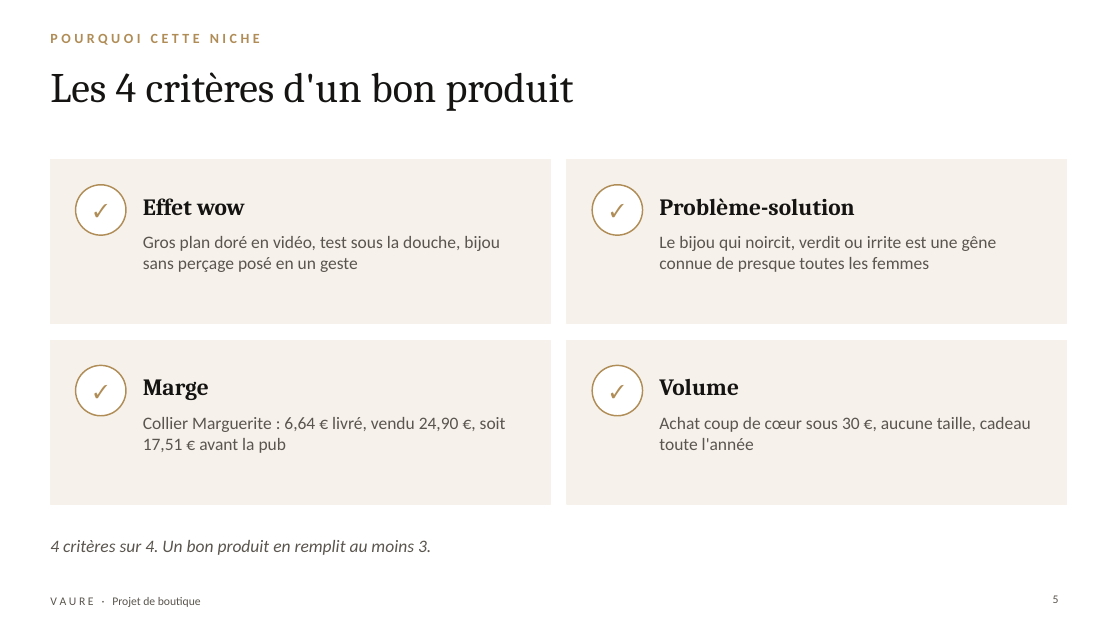
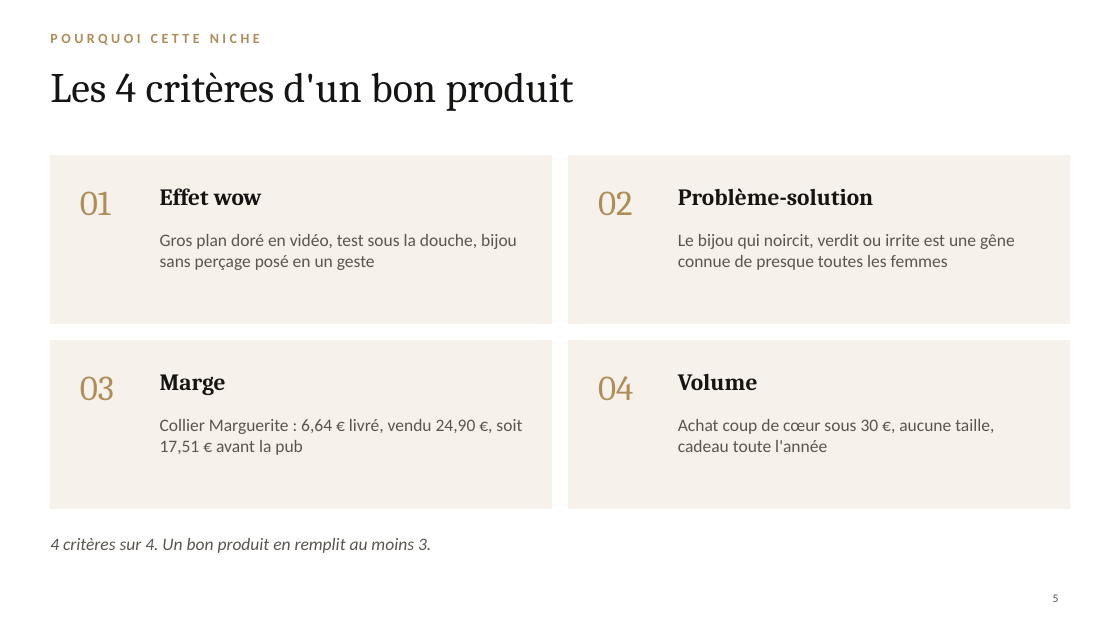
Before and after one commit to jgnrpgn9hd-cmd/Jimy, a slide deck: slide 5 of vaure/presentation/VAURE-presentation.pptx. Drawn at 1120x630 pixels with LibreOffice and Linux fonts; fonts in the diff are those of the drawing; background and template pictures are left out. Boxes give left, top, right and bottom in pixels: in the first picture for what was removed or moved away, otherwise in the second. Text is boxed around its words. In the diff, an @@ line names an element or a change of style, - is before the commit and + after.

```diff
--- a/vaure/presentation/VAURE-presentation.pptx
+++ b/vaure/presentation/VAURE-presentation.pptx
@@ rectangle: place and size @@
-rectangle at [50,160,550,323]
+rectangle at [50,155,551,323]
@@ rectangle: place and size @@
-rectangle at [567,160,1067,323]
+rectangle at [569,155,1070,323]
@@ ellipse removed at [76,185,126,235] @@
@@ text removed at [76,185,126,235] @@
-✓
@@ text added at [80,191,111,215], 30 pt, text #B08D57 @@
+01
@@ text "Effet wow": place and size @@
-text "Effet wow" at [143,198,245,215]
+text "Effet wow" at [160,188,262,205]
@@ ellipse removed at [592,185,643,235] @@
@@ text removed at [592,185,643,235] @@
-✓
@@ text added at [598,191,633,215], 30 pt, text #B08D57 @@
+02
@@ vertical alignment middle to top in 5 elements at [50,538,431,553], [160,374,226,395], [160,188,262,205], [678,374,758,390], [678,188,873,205] @@
@@ text "Problème-solution": place and size @@
-text "Problème-solution" at [659,198,854,215]
+text "Problème-solution" at [678,188,873,205]
@@ text "Gros plan doré en vidéo, ...": place and size @@
-text "Gros plan doré en vidéo, ..." at [143,236,500,272]
+text "Gros plan doré en vidéo, ..." at [160,234,517,270]
@@ text "Le bijou qui noircit, verdit ...": place and size @@
-text "Le bijou qui noircit, verdit ..." at [659,236,997,272]
+text "Le bijou qui noircit, verdit ..." at [678,234,1015,270]
@@ rectangle: place and size @@
-rectangle at [50,340,550,504]
+rectangle at [50,340,551,508]
@@ rectangle: place and size @@
-rectangle at [567,340,1067,504]
+rectangle at [569,340,1070,508]
@@ ellipse removed at [76,365,126,416] @@
@@ text removed at [76,365,126,416] @@
-✓
@@ text added at [80,376,114,400], 30 pt, text #B08D57 @@
+03
@@ text "Marge": place and size @@
-text "Marge" at [143,379,209,400]
+text "Marge" at [160,374,226,395]
@@ ellipse removed at [592,365,643,416] @@
@@ text removed at [592,365,643,416] @@
-✓
@@ text added at [598,376,633,400], 30 pt, text #B08D57 @@
+04
@@ text "Volume": place and size @@
-text "Volume" at [659,379,739,395]
+text "Volume" at [678,374,758,390]
@@ text "Collier Marguerite : 6,64 € ...": place and size @@
-text "Collier Marguerite : 6,64 € ..." at [143,417,506,453]
+text "Collier Marguerite : 6,64 € ..." at [160,419,522,455]
@@ text "Achat coup de cœur sous ..." rewrapped from [659,417,1031,450] to [678,419,994,452] @@
@@ text removed at [50,597,201,607] @@
-V A U R E · Projet de boutique
```
Also in this commit, not shown: 10 other slides changed, 2 slides added, 1 slide removed, 20 other files.
